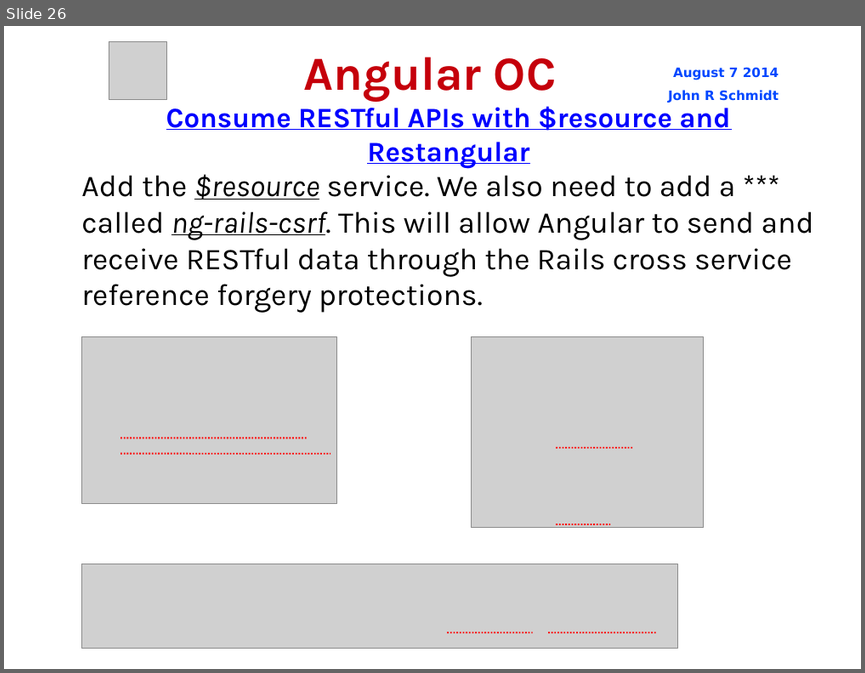
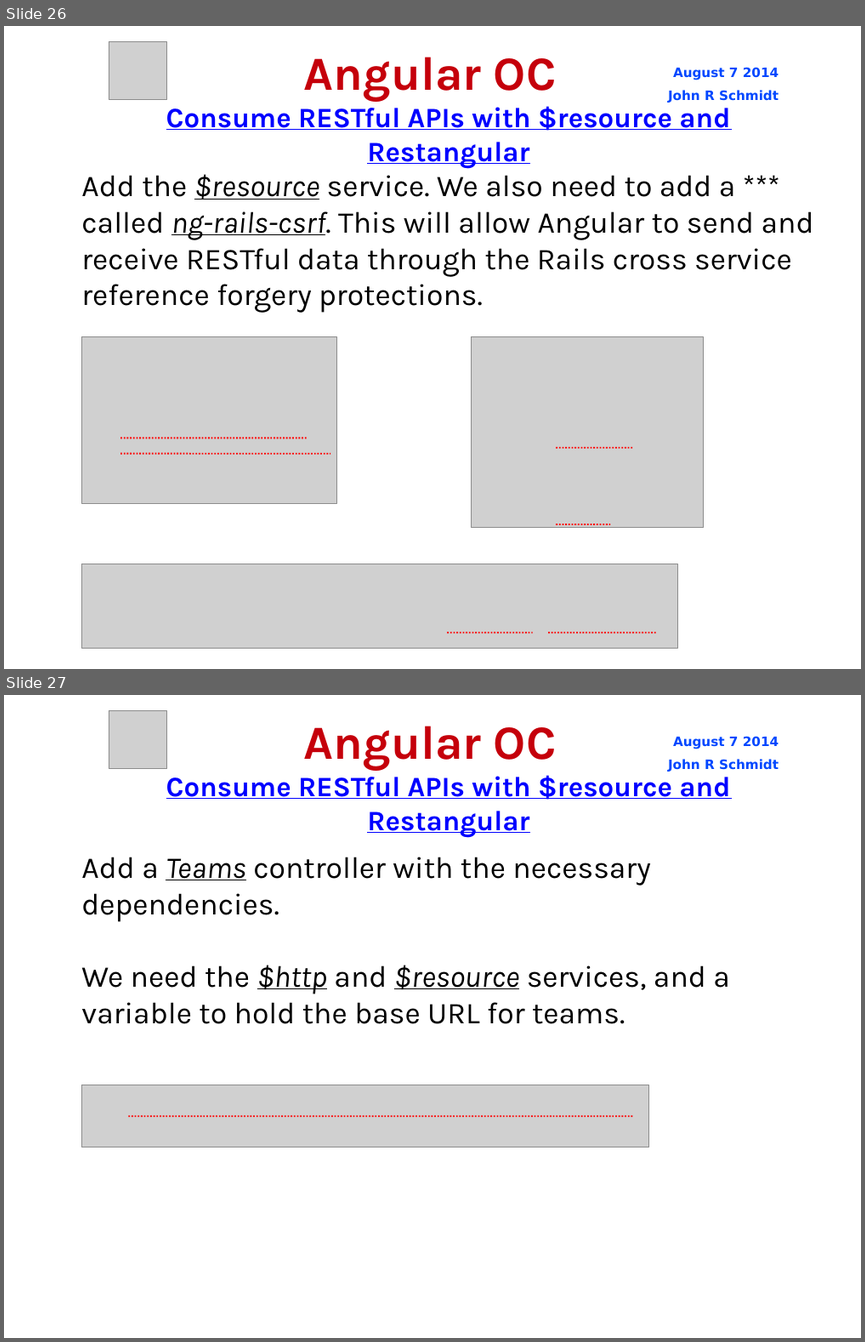
Before and after one commit to jrschmidt/fifa-angular-rest-demo, a slide deck: fifa.odp. Shown one above the other, each under a label of ours: slide 26 before the commit, slides 26 and 27 after it. The pictures are 865x673 and 865x1342 pixels, drawn with LibreOffice and Linux fonts; fonts in the diff are those of the drawing; grey boxes stand for pictures; background and template pictures are left out. Boxes give left, top, right and bottom in pixels: in the first picture for what was removed or moved away, otherwise in the second. Text is boxed around its words. In the diff, an @@ line names an element or a change of style, - is before the commit and + after.

Commit message:
add teams_resource object

```diff
--- a/fifa.odp
+++ b/fifa.odp
@@ slide 27 added at (x1=4, y1=695, x2=861, y2=1338), background picture (left out) @@
@@ picture added at (x1=109, y1=710, x2=167, y2=768) @@
@@ title added at (x1=304, y1=726, x2=556, y2=771), 44 pt, text #C5000B, bold @@
+Angular OC
@@ text added at (x1=668, y1=736, x2=778, y2=771), 12 pt, text #0047FF, bold @@
+August 7 2014
+John R Schmidt
@@ text added at (x1=166, y1=771, x2=730, y2=837), 26 pt, text #0000FF, bold, underline @@
+Consume RESTful APIs with $resource and Restangular
@@ subtitle added at (x1=81, y1=857, x2=730, y2=1024), 28 pt, text #000000 @@
+Add a Teams controller with the necessary dependencies.
+We need the $http and $resource services, and a variable to hold the base URL for teams.
@@ picture added at (x1=81, y1=1085, x2=649, y2=1147) @@
@@ line added from (128, 1117) to (634, 1117), #FF0000 1.45 pt @@
```
Also in this commit, not shown: 1 slide changed, 2 other slides added, 3 other files.
